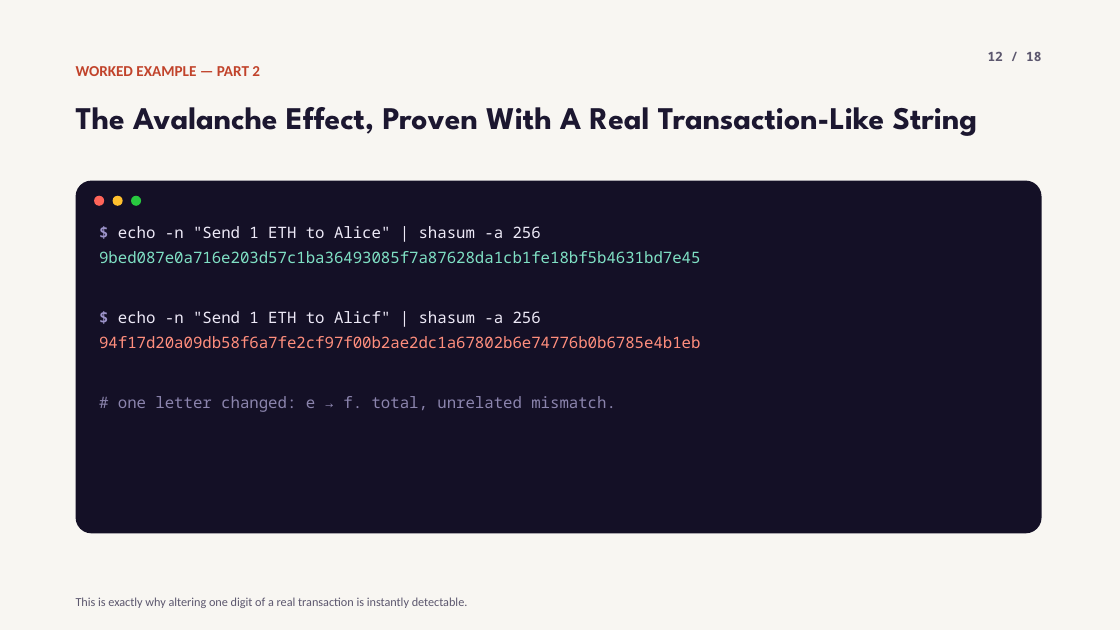
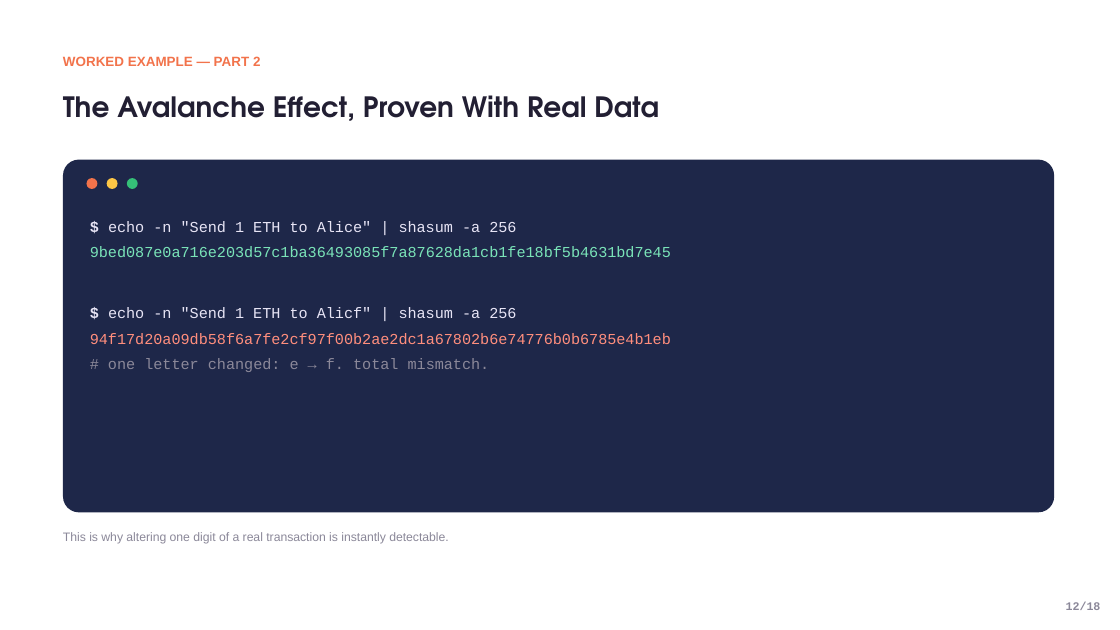
Before and after one commit to jadonamite/BlockchainCourse, a slide deck: slide 12 of curriculum/week-01/week1-topic-01-hashing.pptx. Drawn at 1120x630 pixels with LibreOffice and Linux fonts; fonts in the diff are those of the drawing. Boxes give left, top, right and bottom in pixels: in the first picture for what was removed or moved away, otherwise in the second. Text is boxed around its words. In the diff, an @@ line names an element or a change of style, - is before the commit and + after.

Commit message:
Rebuild Topic 01 deck to actually match the reference template
The previous decks used a dark terminal/dev-tool aesthetic invented
for this course instead of the referenced "Online Learning Platform"
template. This rebuilds Topic 01 (Hashing) from scratch as a real
component library matching the reference precisely: exact palette
(violet/yellow/green/coral), the squiggle ribbon motif, colored icon
cards, mentor-style photo cards, dashed timeline, stat blocks, and
CTA slides -- with real photos on nearly every slide instead of only
the divider. Code/terminal output is restyled into the reference's
own navy card color rather than a foreign dark theme.

Proof-of-concept on one topic before replicating to Topics 02-04.

```diff
--- a/curriculum/week-01/week1-topic-01-hashing.pptx
+++ b/curriculum/week-01/week1-topic-01-hashing.pptx
@@ rectangle removed at [0, 0, 1120, 630] @@
@@ text "WORKED EXAMPLE — PART 2": place and size @@
-text "WORKED EXAMPLE — PART 2" at [76, 66, 260, 76]
+text "WORKED EXAMPLE — PART 2" at [63, 56, 260, 66]
@@ text "WORKED EXAMPLE — PART 2" at [63, 56, 260, 66]: size 13 to 11.5 pt, font Calibri to Arial, text colour #C1432B to #F2734B @@
@@ text at [63, 95, 659, 121]: text changed; size 27 to 24 pt; font League Spartan to TeX Gyre Adventor; text colour #1C1730 to #221F33 @@
-The Avalanche Effect, Proven With A Real Transaction-Like String
+The Avalanche Effect, Proven With Real Data
@@ rounded rectangle: place and size @@
-rounded rectangle at [76, 181, 1042, 534]
+rounded rectangle at [63, 160, 1054, 513]
@@ rounded rectangle at [63, 160, 1054, 513]: fill #141026 to #1E2749 @@
@@ 3 ellipses: place and size @@
-3 ellipses at [94, 196, 141, 206]
+3 ellipses at [87, 178, 138, 189]
@@ ellipse at [87, 178, 97, 189]: fill #FF6459 to #F2734B @@
@@ ellipse at [107, 178, 118, 189]: fill #FFC02E to #FDC646 @@
@@ ellipse at [127, 178, 138, 189]: fill #28C93F to #35C078 @@
@@ text "$ echo -n "Send 1 ...": place and size @@
-text "$ echo -n "Send 1 ..." at [118, 226, 616, 412]
+text "$ echo -n "Send 1 ..." at [108, 221, 516, 372]
@@ text at [108, 221, 516, 318]: size 13.5 to 13 pt, font Noto Sans Mono to Courier New in "$ echo -n "Send 1 ETH to ...", "9bed087e0a716e203d57c1ba36493085f7a87628da1cb1fe18bf5b4631bd ...", "$ echo -n "Send 1 ETH to ...", "94f17d20a09db58f6a7fe2cf97f00b2ae2dc1a67802b6e74776b0b6785e4 ..."; text colour #9C93C9 to #E7E4F5 in "$", "$"; text colour #EDE9F7 to #E7E4F5 in "echo -n "Send 1 ETH to Alice" ...", "echo -n "Send 1 ETH to Alicf" ..."; text colour #7FE0C4 to #7AE3B8 in "9bed087e0a716e203d57c1ba36493085f7a87628da1cb1fe18bf5b4631bd ..."; line spacing 1.35 to 1.4 @@
@@ text at [108, 358, 490, 372]: text changed; size 13.5 to 13 pt; font Noto Sans Mono to Courier New; text colour #8B84AD to #8B8899 @@
-# one letter changed: e → f. total, unrelated mismatch.
+# one letter changed: e → f. total mismatch.
@@ text at [63, 532, 449, 544]: text changed; font Calibri to Arial; text colour #5C576E to #8B8899 @@
-This is exactly why altering one digit of a real transaction is instantly detectable.
+This is why altering one digit of a real transaction is instantly detectable.
@@ text at [1066, 601, 1101, 610]: text changed; size 11 to 10 pt; font Noto Sans Mono to Courier New; text colour #5C576E to #8B8899 @@
-12 / 18
+12/18
```
Also in this commit, not shown: 16 other slides changed, 1 slide added, 1 slide removed.
